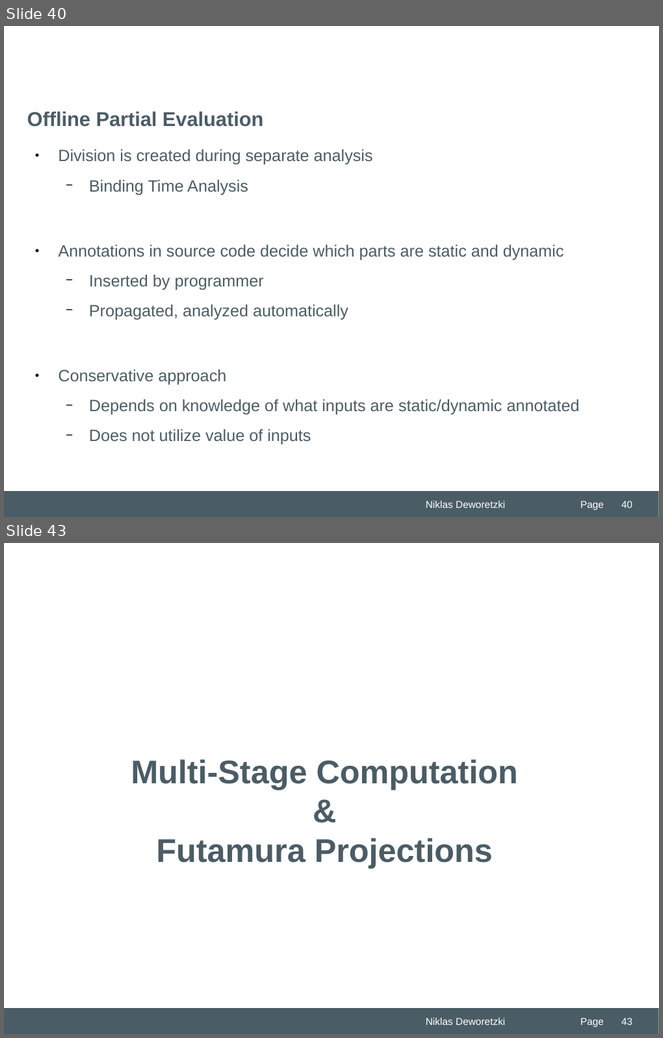
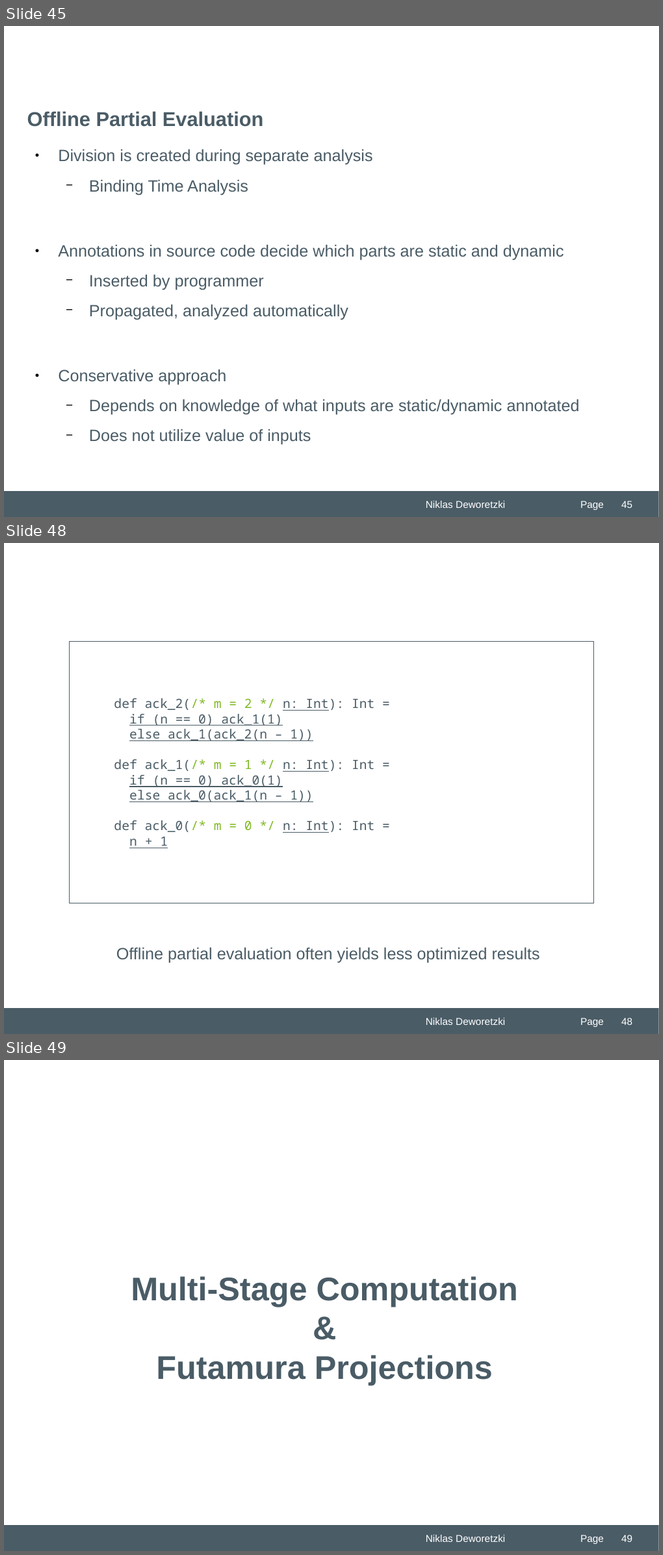
Before and after one commit to Niklas-Deworetzki/thm-masterseminar, a slide deck: paper/presentation/THM-Praesentation-FB06-MNI.odp. Shown one above the other, each under a label of ours: slides 40 and 43 before the commit, slides 45, 48 and 49 after it; the slides between them are not shown. The pictures are 663x1038 and 663x1555 pixels, drawn with LibreOffice and Linux fonts; fonts in the diff are those of the drawing; background and template pictures are left out. Boxes give left, top, right and bottom in pixels: in the first picture for what was removed or moved away, otherwise in the second. Text is boxed around its words. In the diff, an @@ line names an element or a change of style, - is before the commit and + after.

```diff
--- a/paper/presentation/THM-Praesentation-FB06-MNI.odp
+++ b/paper/presentation/THM-Praesentation-FB06-MNI.odp
@@ slide 48 added at [4, 543, 659, 1034], background #FFFFFF; not listed: 3 template elements that a slide beside it also shows @@
@@ rectangle added at [70, 641, 594, 903], outline #4A5C66 0 pt, 14 pt, text #4A5C66, underline @@
+def ack_2(/* m = 2 */ n: Int): Int =
+if (n == 0) ack_1(1)
+else ack_1(ack_2(n – 1))
+def ack_1(/* m = 1 */ n: Int): Int =
+if (n == 0) ack_0(1)
+else ack_0(ack_1(n – 1))
+def ack_0(/* m = 0 */ n: Int): Int =
+n + 1
@@ text added at [116, 947, 540, 964], 18 pt, text #4A5C66 @@
+Offline partial evaluation often yields less optimized results
@@ page number added at [622, 1018, 633, 1025], 11 pt, text #FFFFFF @@
+48
@@ what was slide 40 is now slide 45 @@
@@ page number at [622, 501, 633, 508]: text changed @@
-40
+45
@@ what was slide 43 is now slide 49 @@
@@ page number at [622, 1535, 633, 1542]: text changed @@
-43
+49
```
Also in this commit, not shown: 6 slides changed, 5 other slides added, 2 other files.
